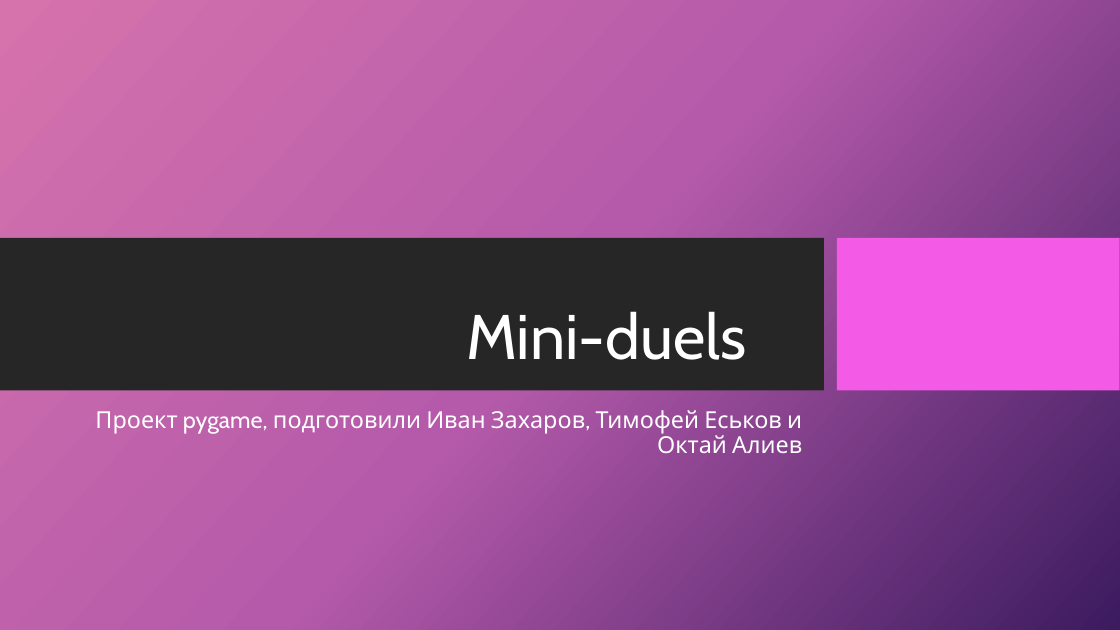
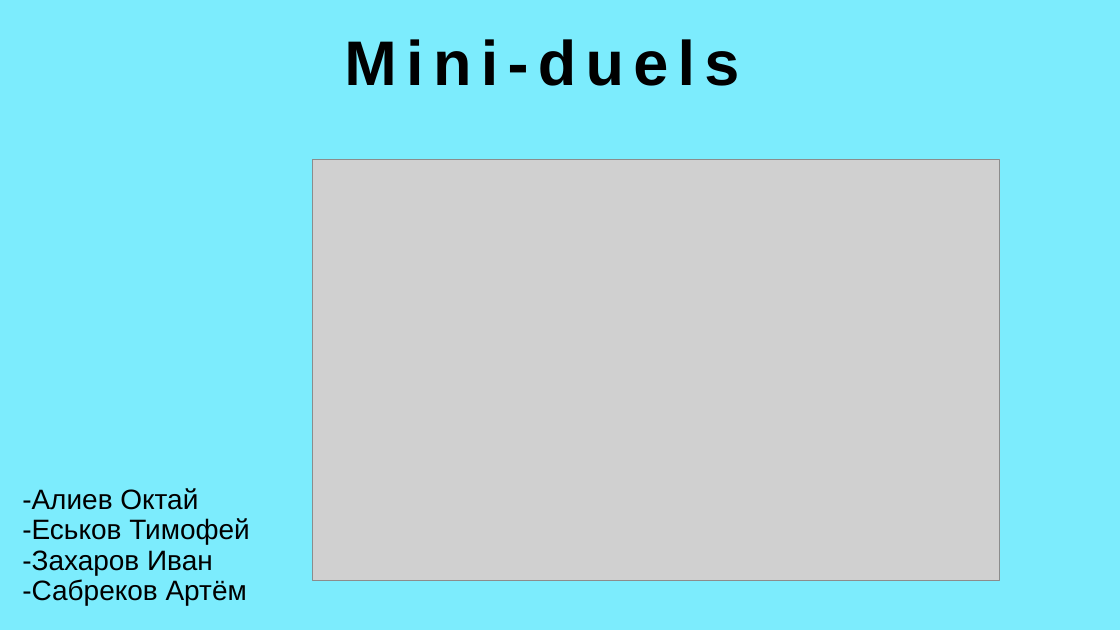
Before and after one commit to Zimovchik/Mini-duels, a slide deck: slide 1 of Mini-duels.pptx. Drawn at 1120x630 pixels with LibreOffice and Linux fonts; fonts in the diff are those of the drawing; grey boxes stand for pictures; background and template pictures are left out. Boxes give left, top, right and bottom in pixels: in the first picture for what was removed or moved away, otherwise in the second. Text is boxed around its words. In the diff, an @@ line names an element or a change of style, - is before the commit and + after.

```diff
--- a/Mini-duels.pptx
+++ b/Mini-duels.pptx
@@ background picture (left out) to #7CECFD @@
@@ text "Mini-duels" moved from (x1=466, y1=311, x2=746, y2=360) to (x1=344, y1=39, x2=739, y2=86) @@
@@ text "Mini-duels" at (x1=344, y1=39, x2=739, y2=86): font Cabin to Arial, text colour #FFFFFF to #000000, letter spacing 0 to 8 pt, bold on; alignment right to centre; line spacing 0.9 to 1; vertical alignment bottom to top @@
@@ picture added at (x1=313, y1=160, x2=1001, y2=581) @@
@@ rectangle removed at (x1=0, y1=238, x2=824, y2=391) @@
@@ rectangle removed at (x1=837, y1=238, x2=1120, y2=391) @@
@@ subtitle removed at (x1=95, y1=410, x2=802, y2=453) @@
-Проект pygame, подготовили Иван Захаров, Тимофей Еськов и Октай Алиев
@@ title added at (x1=22, y1=488, x2=250, y2=605), 24 pt, text #000000 @@
+-Алиев Октай
+-Еськов Тимофей
+-Захаров Иван
+-Сабреков Артём
```
Also in this commit, not shown: 1 other slide changed, 7 slides added, 2 slides removed, 1 other file.
